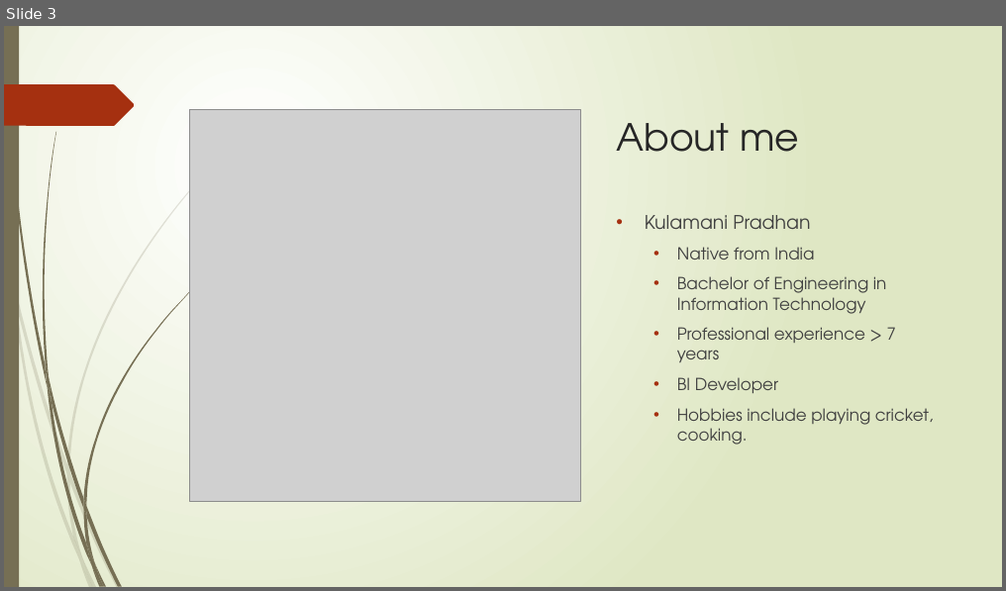
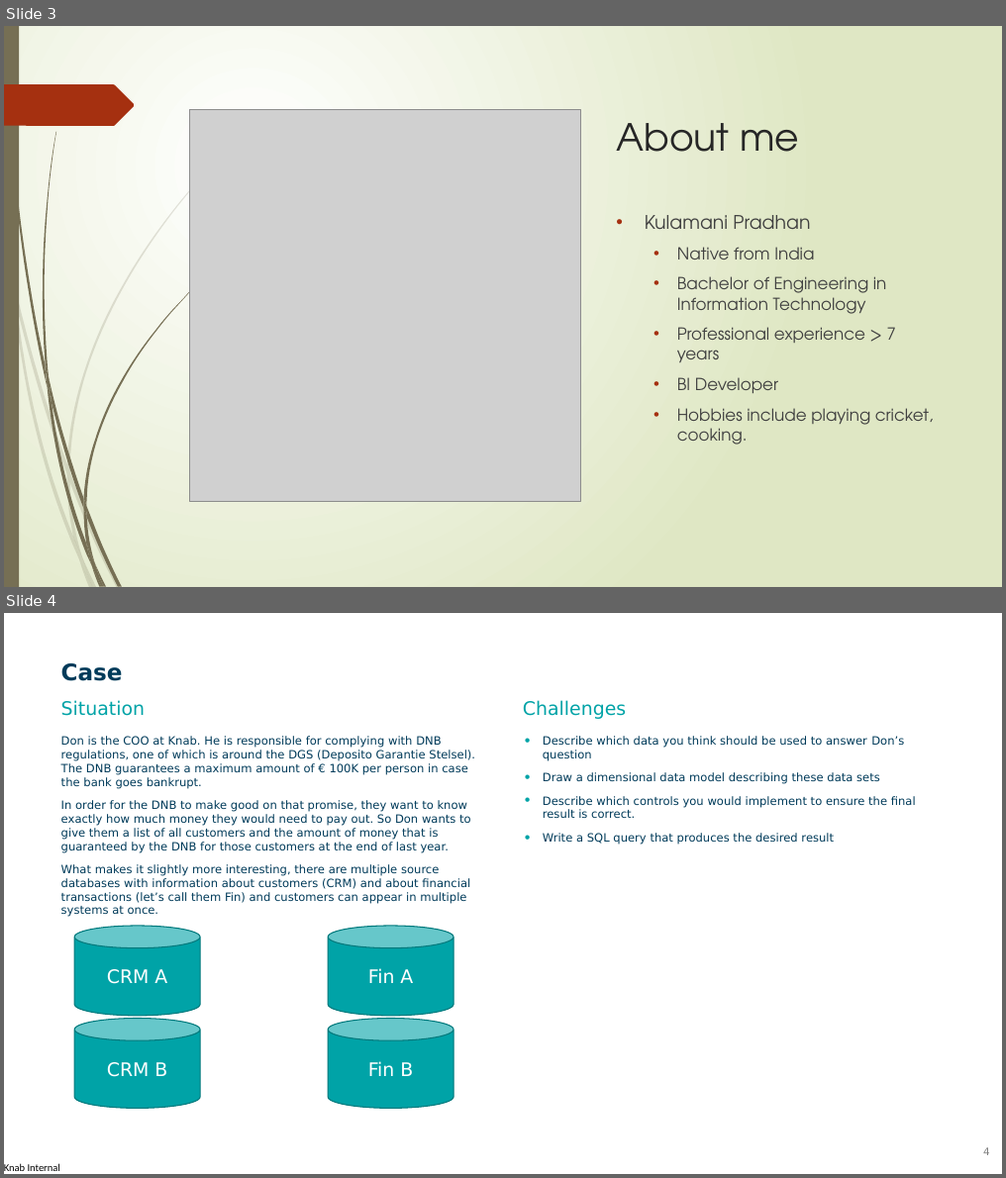
Before and after one commit to Kulamanipradhan0/knab_dwh, a slide deck: KPradhan_Knab_DWH_Presentation.pptx. Shown one above the other, each under a label of ours: slide 3 before the commit, slides 3 and 4 after it. The pictures are 1006x591 and 1006x1178 pixels, drawn with LibreOffice and Linux fonts; fonts in the diff are those of the drawing; grey boxes stand for pictures; background and template pictures are left out. Boxes give left, top, right and bottom in pixels: in the first picture for what was removed or moved away, otherwise in the second. Text is boxed around its words. In the diff, an @@ line names an element or a change of style, - is before the commit and + after.

```diff
--- a/KPradhan_Knab_DWH_Presentation.pptx
+++ b/KPradhan_Knab_DWH_Presentation.pptx
@@ slide 4 added at (x1=4, y1=613, x2=1002, y2=1174), background #FFFFFF @@
@@ title added at (x1=61, y1=663, x2=123, y2=681), 22 pt, text #003B5A, bold @@
+Case
@@ text added at (x1=61, y1=700, x2=145, y2=716), 18 pt, text #00A3A7 @@
+Situation
@@ text added at (x1=523, y1=700, x2=626, y2=719), 18 pt, text #00A3A7 @@
+Challenges
@@ text added at (x1=61, y1=736, x2=475, y2=917), 11 pt, text #003B5A @@
+Don is the COO at Knab. He is responsible for complying with DNB regulations, one of which is around the DGS (Deposito Garantie Stelsel). The DNB guarantees a maximum amount of € 100K per person in case the bank goes bankrupt.
+In order for the DNB to make good on that promise, they want to know exactly how much money they would need to pay out. So Don wants to give them a list of all customers and the amount of money that is guaranteed by the DNB for those customers at the end of last year.
+What makes it slightly more interesting, there are multiple source databases with information about customers (CRM) and about financial transactions (let’s call them Fin) and customers can appear in multiple systems at once.
@@ text added at (x1=543, y1=736, x2=916, y2=818), 11 pt, text #003B5A @@
+• Describe which data you think should be used to answer Don’s question
+• Draw a dimensional data model describing these data sets
+• Describe which controls you would implement to ensure the final result is correct.
+• Write a SQL query that produces the desired result
@@ cylinder added at (x1=74, y1=926, x2=200, y2=1016), fill #00A3A7, outline #00797C 1 pt, 18 pt, text #FFFFFF @@
+CRM A
@@ cylinder added at (x1=328, y1=926, x2=453, y2=1016), fill #00A3A7, outline #00797C 1 pt, 18 pt, text #FFFFFF @@
+Fin A
@@ cylinder added at (x1=74, y1=1019, x2=200, y2=1109), fill #00A3A7, outline #00797C 1 pt, 18 pt, text #FFFFFF @@
+CRM B
@@ cylinder added at (x1=328, y1=1019, x2=453, y2=1109), fill #00A3A7, outline #00797C 1 pt, 18 pt, text #FFFFFF @@
+Fin B
@@ text added at (x1=4, y1=1163, x2=60, y2=1171), 10 pt, text #000000 @@
+Knab Internal
@@ page number added at (x1=983, y1=1148, x2=990, y2=1156), 10 pt, text #808080 @@
+4
```
Also in this commit, not shown: 8 slides changed, 1 other slide added, 1 slide removed, 1 other file.
